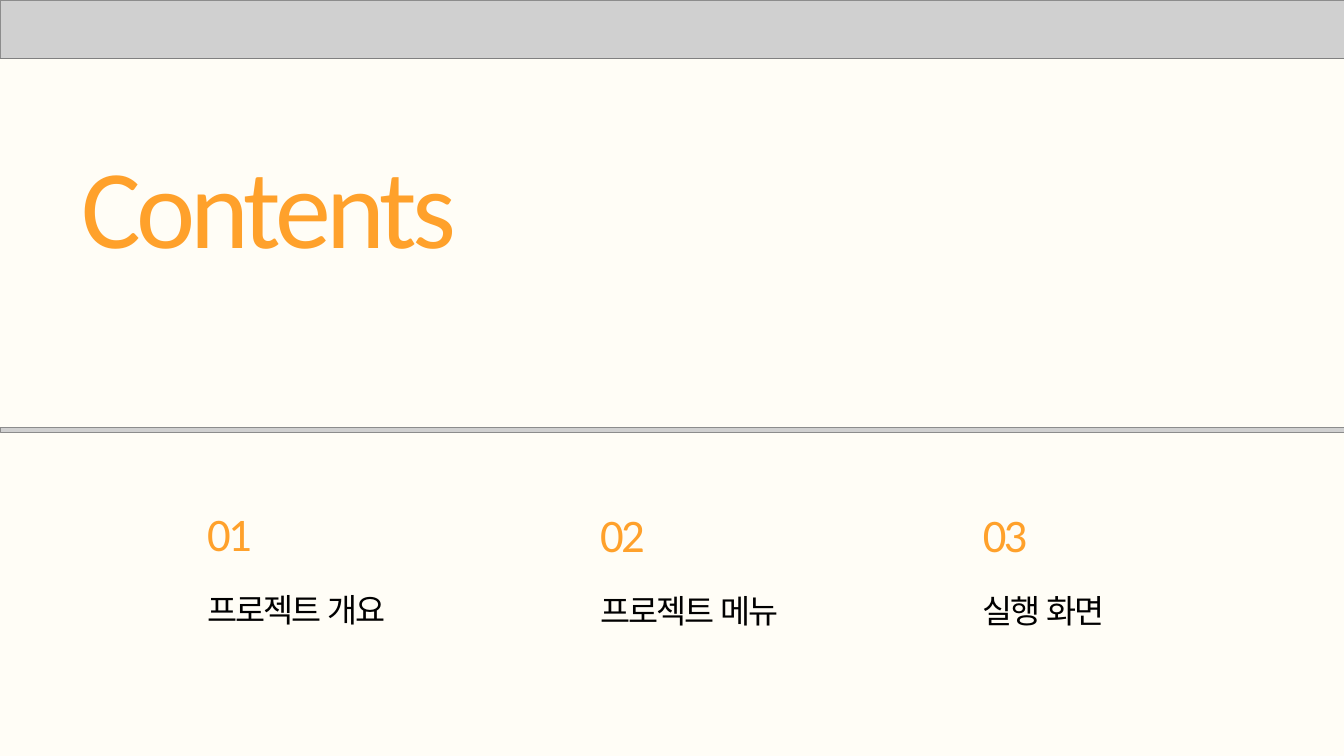
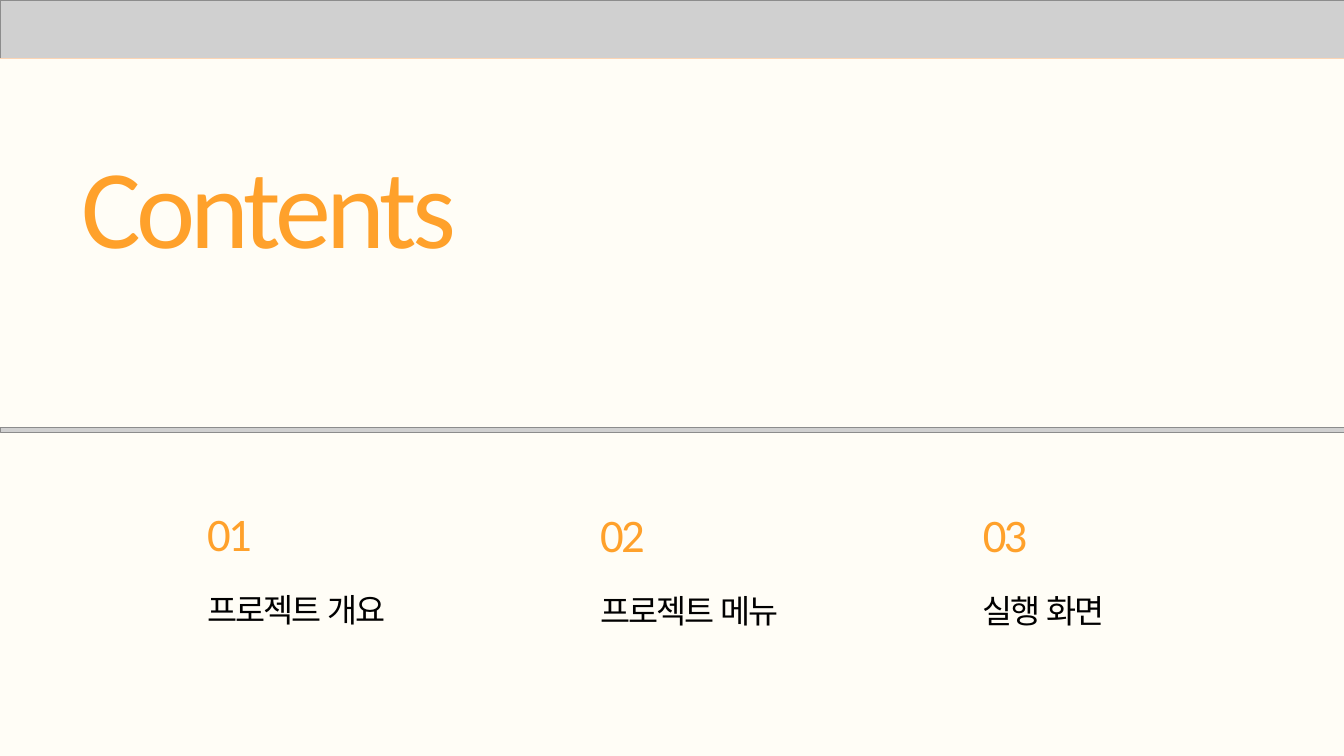
Before and after one commit to tnwjd121/FPA, a slide deck: slide 2 of PPT/FPAproject.pptx. Drawn at 1344x756 pixels with LibreOffice and Linux fonts; fonts in the diff are those of the drawing; grey boxes stand for pictures. Boxes give left, top, right and bottom in pixels: in the first picture for what was removed or moved away, otherwise in the second. Text is boxed around its words. In the diff, an @@ line names an element or a change of style, - is before the commit and + after.

```diff
--- a/PPT/FPAproject.pptx
+++ b/PPT/FPAproject.pptx
@@ line (0, 59) - (1344, 59): stroke #808080 1.5 pt to #FCD5B5 1.5 pt @@
```
Also in this commit, not shown: 12 other slides changed.
